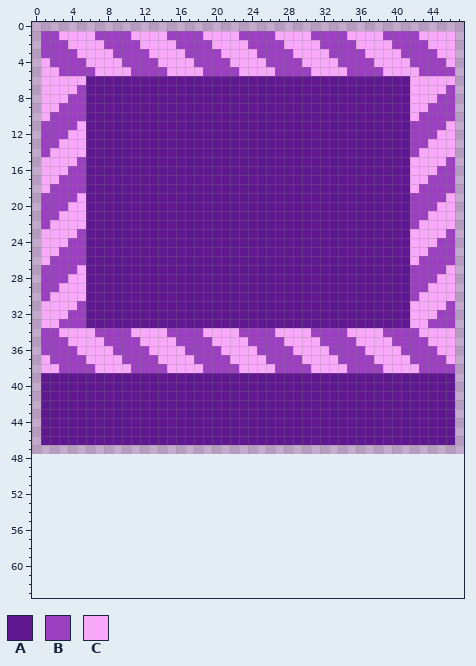
Pixel-art sprite: Assets/Resources/InteractableObject/MovingBlockTD.png. That is the earlier state.
The file is 48x48 pixels. The old version is drawn lined up with the new one, on the new canvas.
Palette (. is transparent): A #5f188f  B #9b40c1  C #f9a9fa
Pixels before (only the part around the change), first column x 0:
 0 ................................................
 1 .BBCCCCBBBBCCCCBBBBCCCCBBBBCCCCBBBBCCCCBBBBCCCC.
 2 .BBBCCCCBBBBCCCCBBBBCCCCBBBBCCCCBBBBCCCCBBBBCCC.
 3 .BBBBCCCCBBBBCCCCBBBBCCCCBBBBCCCCBBBBCCCCBBBBCC.
 4 .CBBBBCCCCBBBBCCCCBBBBCCCCBBBBCCCCBBBBCCCCBBBBC.
 5 .CCBBBBCCCCBBBBCCCCBBBBCCCCBBBBCCCCBBBBCCCCBBBB.
 6 .CCCCCAAAAAAAAAAAAAAAAAAAAAAAAAAAAAAAAAAAACCCCC.
 7 .CCCCBAAAAAAAAAAAAAAAAAAAAAAAAAAAAAAAAAAAACCCCB.
 8 .CCCBBAAAAAAAAAAAAAAAAAAAAAAAAAAAAAAAAAAAACCCBB.
 9 .CCBBBAAAAAAAAAAAAAAAAAAAAAAAAAAAAAAAAAAAACCBBB.
10 .CBBBBAAAAAAAAAAAAAAAAAAAAAAAAAAAAAAAAAAAACBBBB.
11 .BBBBCAAAAAAAAAAAAAAAAAAAAAAAAAAAAAAAAAAAABBBBC.
12 .BBBCCAAAAAAAAAAAAAAAAAAAAAAAAAAAAAAAAAAAABBBCC.
13 .BBCCCAAAAAAAAAAAAAAAAAAAAAAAAAAAAAAAAAAAABBCCC.
14 .BCCCCAAAAAAAAAAAAAAAAAAAAAAAAAAAAAAAAAAAABCCCC.
15 .CCCCBAAAAAAAAAAAAAAAAAAAAAAAAAAAAAAAAAAAACCCCB.
16 .CCCBBAAAAAAAAAAAAAAAAAAAAAAAAAAAAAAAAAAAACCCBB.
17 .CCBBBAAAAAAAAAAAAAAAAAAAAAAAAAAAAAAAAAAAACCBBB.
18 .CBBBBAAAAAAAAAAAAAAAAAAAAAAAAAAAAAAAAAAAACBBBB.
19 .BBBBCAAAAAAAAAAAAAAAAAAAAAAAAAAAAAAAAAAAABBBBC.
20 .BBBCCAAAAAAAAAAAAAAAAAAAAAAAAAAAAAAAAAAAABBBCC.
21 .BBCCCAAAAAAAAAAAAAAAAAAAAAAAAAAAAAAAAAAAABBCCC.
22 .BCCCCAAAAAAAAAAAAAAAAAAAAAAAAAAAAAAAAAAAABCCCC.
23 .CCCCBAAAAAAAAAAAAAAAAAAAAAAAAAAAAAAAAAAAACCCCB.
24 .CCCBBAAAAAAAAAAAAAAAAAAAAAAAAAAAAAAAAAAAACCCBB.
25 .CCBBBAAAAAAAAAAAAAAAAAAAAAAAAAAAAAAAAAAAACCBBB.
26 .CBBBBAAAAAAAAAAAAAAAAAAAAAAAAAAAAAAAAAAAACBBBB.
27 .BBBBCAAAAAAAAAAAAAAAAAAAAAAAAAAAAAAAAAAAABBBBC.
28 .BBBCCAAAAAAAAAAAAAAAAAAAAAAAAAAAAAAAAAAAABBBCC.
29 .BBCCCAAAAAAAAAAAAAAAAAAAAAAAAAAAAAAAAAAAABBCCC.
30 .BCCCCAAAAAAAAAAAAAAAAAAAAAAAAAAAAAAAAAAAABCCCC.
31 .CCCCBAAAAAAAAAAAAAAAAAAAAAAAAAAAAAAAAAAAACCCCB.
32 .CCCBBAAAAAAAAAAAAAAAAAAAAAAAAAAAAAAAAAAAACCCBB.
33 .CCBBBAAAAAAAAAAAAAAAAAAAAAAAAAAAAAAAAAAAACCBBB.
34 .BBCCCCBBBBCCCCBBBBCCCCBBBBCCCCBBBBCCCCBBBBCCCC.
35 .BBBCCCCBBBBCCCCBBBBCCCCBBBBCCCCBBBBCCCCBBBBCCC.
36 .BBBBCCCCBBBBCCCCBBBBCCCCBBBBCCCCBBBBCCCCBBBBCC.
37 .CBBBBCCCCBBBBCCCCBBBBCCCCBBBBCCCCBBBBCCCCBBBBC.
38 .CCBBBBCCCCBBBBCCCCBBBBCCCCBBBBCCCCBBBBCCCCBBBB.
39 .AAAAAAAAAAAAAAAAAAAAAAAAAAAAAAAAAAAAAAAAAAAAAA.
40 .AAAAAAAAAAAAAAAAAAAAAAAAAAAAAAAAAAAAAAAAAAAAAA.
41 .AAAAAAAAAAAAAAAAAAAAAAAAAAAAAAAAAAAAAAAAAAAAAA.
42 .AAAAAAAAAAAAAAAAAAAAAAAAAAAAAAAAAAAAAAAAAAAAAA.
43 .AAAAAAAAAAAAAAAAAAAAAAAAAAAAAAAAAAAAAAAAAAAAAA.
44 .AAAAAAAAAAAAAAAAAAAAAAAAAAAAAAAAAAAAAAAAAAAAAA.
45 .AAAAAAAAAAAAAAAAAAAAAAAAAAAAAAAAAAAAAAAAAAAAAA.
46 .AAAAAAAAAAAAAAAAAAAAAAAAAAAAAAAAAAAAAAAAAAAAAA.
47 ................................................
48 ................................................
49 ................................................
50 ................................................
51 ................................................
52 ................................................
53 ................................................
54 ................................................
55 ................................................
56 ................................................
57 ................................................
58 ................................................
59 ................................................
The result:
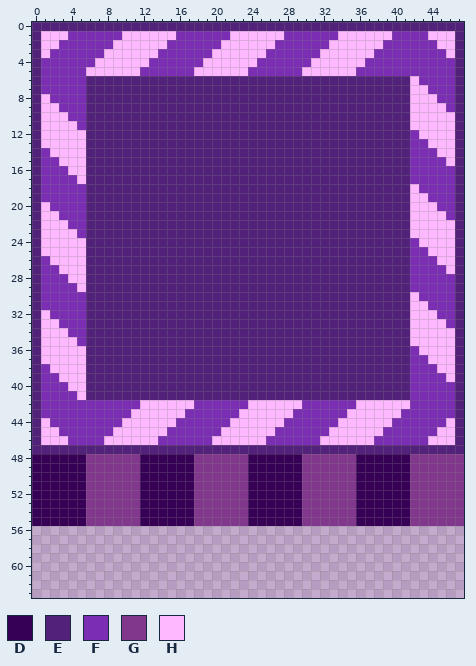
Colours new in this view: D #370057  E #52217a  F #7b2db3  G #81388c  H #feb8ff
The exact change:
canvas 48x48 -> 48x64
Changed rows in their new state; - is an unchanged pixel.
first column x 0:
 0 EEEEEEEEEEEEEEEEEEEEEEEEEEEEEEEEEEEEEEEEEEEEEEEE
 1 EHHHFFFFFFHHHHHHFFFFFFHHHHHHFFFFFFHHHHHHFFFFHHHE
 2 EHHFFFFFFHHHHHHFFFFFFHHHHHHFFFFFFHHHHHHFFFFFFHHE
 3 EHFFFFFFHHHHHHFFFFFFHHHHHHFFFFFFHHHHHHFFFFFFFFHE
 4 EFFFFFFHHHHHHFFFFFFHHHHHHFFFFFFHHHHHHFFFFFFFFFFE
 5 EFFFFFHHHHHHFFFFFFHHHHHHFFFFFFHHHHHHFFFFFFFFFFFE
 6 EFFFFFEEEEEEEEEEEEEEEEEEEEEEEEEEEEEEEEEEEEHFFFFE
 7 EFFFFFEEEEEEEEEEEEEEEEEEEEEEEEEEEEEEEEEEEEHHFFFE
 8 EHFFFFEEEEEEEEEEEEEEEEEEEEEEEEEEEEEEEEEEEEHHHFFE
 9 EHHFFFEEEEEEEEEEEEEEEEEEEEEEEEEEEEEEEEEEEEHHHHFE
10 EHHHFFEEEEEEEEEEEEEEEEEEEEEEEEEEEEEEEEEEEEHHHHHE
11 EHHHHFEEEEEEEEEEEEEEEEEEEEEEEEEEEEEEEEEEEEHHHHHE
12 EHHHHHEEEEEEEEEEEEEEEEEEEEEEEEEEEEEEEEEEEEFHHHHE
13 EHHHHHEEEEEEEEEEEEEEEEEEEEEEEEEEEEEEEEEEEEFFHHHE
14 EFHHHHEEEEEEEEEEEEEEEEEEEEEEEEEEEEEEEEEEEEFFFHHE
15 EFFHHHEEEEEEEEEEEEEEEEEEEEEEEEEEEEEEEEEEEEFFFFHE
16 EFFFHHEEEEEEEEEEEEEEEEEEEEEEEEEEEEEEEEEEEEFFFFFE
17 EFFFFHEEEEEEEEEEEEEEEEEEEEEEEEEEEEEEEEEEEEFFFFFE
18 EFFFFFEEEEEEEEEEEEEEEEEEEEEEEEEEEEEEEEEEEEHFFFFE
19 EFFFFFEEEEEEEEEEEEEEEEEEEEEEEEEEEEEEEEEEEEHHFFFE
20 EHFFFFEEEEEEEEEEEEEEEEEEEEEEEEEEEEEEEEEEEEHHHFFE
21 EHHFFFEEEEEEEEEEEEEEEEEEEEEEEEEEEEEEEEEEEEHHHHFE
22 EHHHFFEEEEEEEEEEEEEEEEEEEEEEEEEEEEEEEEEEEEHHHHHE
23 EHHHHFEEEEEEEEEEEEEEEEEEEEEEEEEEEEEEEEEEEEHHHHHE
24 EHHHHHEEEEEEEEEEEEEEEEEEEEEEEEEEEEEEEEEEEEFHHHHE
25 EHHHHHEEEEEEEEEEEEEEEEEEEEEEEEEEEEEEEEEEEEFFHHHE
26 EFHHHHEEEEEEEEEEEEEEEEEEEEEEEEEEEEEEEEEEEEFFFHHE
27 EFFHHHEEEEEEEEEEEEEEEEEEEEEEEEEEEEEEEEEEEEFFFFHE
28 EFFFHHEEEEEEEEEEEEEEEEEEEEEEEEEEEEEEEEEEEEFFFFFE
29 EFFFFHEEEEEEEEEEEEEEEEEEEEEEEEEEEEEEEEEEEEFFFFFE
30 EFFFFFEEEEEEEEEEEEEEEEEEEEEEEEEEEEEEEEEEEEHFFFFE
31 EFFFFFEEEEEEEEEEEEEEEEEEEEEEEEEEEEEEEEEEEEHHFFFE
32 EHFFFFEEEEEEEEEEEEEEEEEEEEEEEEEEEEEEEEEEEEHHHFFE
33 EHHFFFEEEEEEEEEEEEEEEEEEEEEEEEEEEEEEEEEEEEHHHHFE
34 EHHHFFEEEEEEEEEEEEEEEEEEEEEEEEEEEEEEEEEEEEHHHHHE
35 EHHHHFEEEEEEEEEEEEEEEEEEEEEEEEEEEEEEEEEEEEHHHHHE
36 EHHHHHEEEEEEEEEEEEEEEEEEEEEEEEEEEEEEEEEEEEFHHHHE
37 EHHHHHEEEEEEEEEEEEEEEEEEEEEEEEEEEEEEEEEEEEFFHHHE
38 EFHHHHEEEEEEEEEEEEEEEEEEEEEEEEEEEEEEEEEEEEFFFHHE
39 EFFHHHEEEEEEEEEEEEEEEEEEEEEEEEEEEEEEEEEEEEFFFFHE
40 EFFFHHEEEEEEEEEEEEEEEEEEEEEEEEEEEEEEEEEEEEFFFFFE
41 EFFFFHEEEEEEEEEEEEEEEEEEEEEEEEEEEEEEEEEEEEFFFFFE
42 EFFFFFFFFFFFHHHHHHFFFFFFHHHHHHFFFFFFHHHHHHFFFFFE
43 EFFFFFFFFFFHHHHHHFFFFFFHHHHHHFFFFFFHHHHHHFFFFFFE
44 EHFFFFFFFFHHHHHHFFFFFFHHHHHHFFFFFFHHHHHHFFFFFFHE
45 EHHFFFFFFHHHHHHFFFFFFHHHHHHFFFFFFHHHHHHFFFFFFHHE
46 EHHHFFFFHHHHHHFFFFFFHHHHHHFFFFFFHHHHHHFFFFFFHHHE
47 EEEEEEEEEEEEEEEEEEEEEEEEEEEEEEEEEEEEEEEEEEEEEEEE
48 DDDDDDGGGGGGDDDDDDGGGGGGDDDDDDGGGGGGDDDDDDGGGGGG
49 DDDDDDGGGGGGDDDDDDGGGGGGDDDDDDGGGGGGDDDDDDGGGGGG
50 DDDDDDGGGGGGDDDDDDGGGGGGDDDDDDGGGGGGDDDDDDGGGGGG
51 DDDDDDGGGGGGDDDDDDGGGGGGDDDDDDGGGGGGDDDDDDGGGGGG
52 DDDDDDGGGGGGDDDDDDGGGGGGDDDDDDGGGGGGDDDDDDGGGGGG
53 DDDDDDGGGGGGDDDDDDGGGGGGDDDDDDGGGGGGDDDDDDGGGGGG
54 DDDDDDGGGGGGDDDDDDGGGGGGDDDDDDGGGGGGDDDDDDGGGGGG
55 DDDDDDGGGGGGDDDDDDGGGGGGDDDDDDGGGGGGDDDDDDGGGGGG
Boxes around the changes in both pictures, in picture pixels (x1, y1, x2, y2):
changed: (32, 22, 464, 526)
